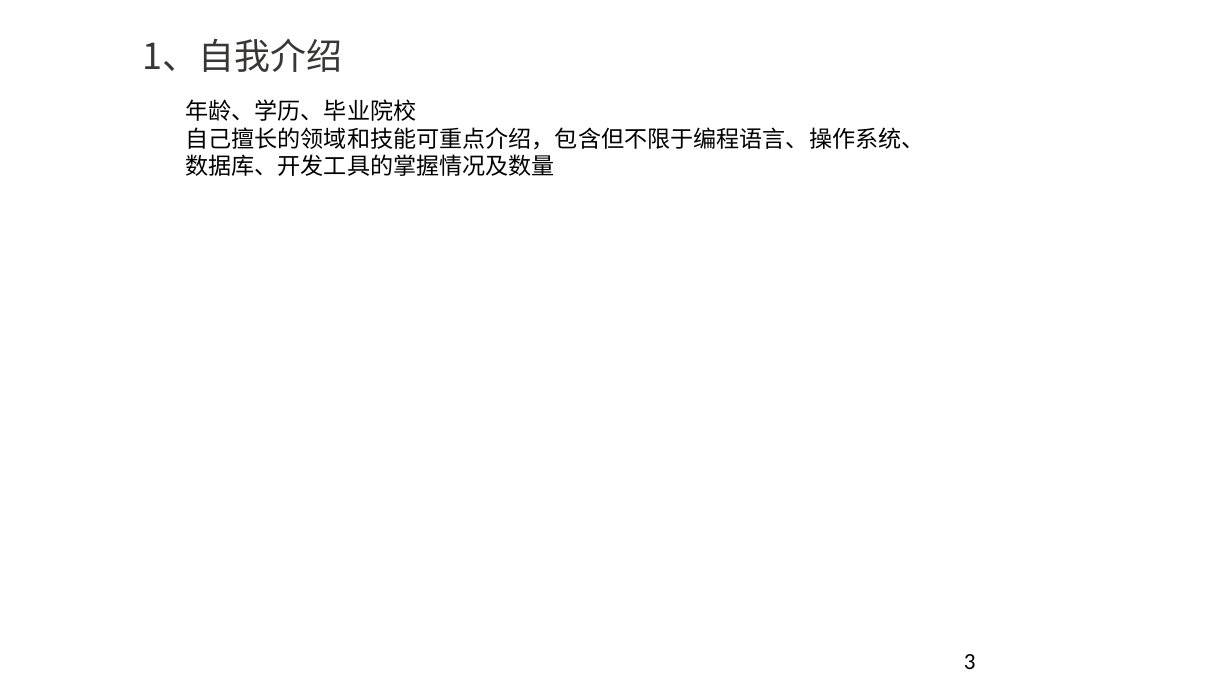
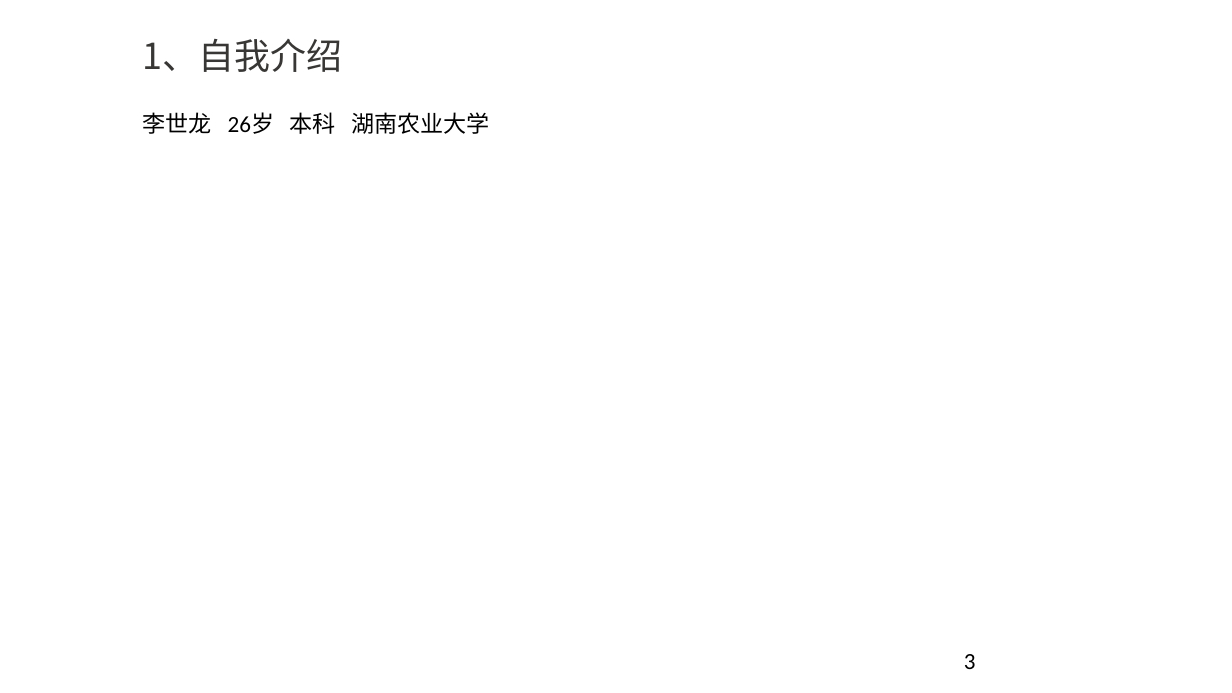
Before and after one commit to YouYouYouYouChe/Documents, a slide deck: slide 3 of 任职资格评审ppt-李世龙.pptx. Drawn at 1232x693 pixels with LibreOffice and Linux fonts; fonts in the diff are those of the drawing; background and template pictures are left out. Boxes give left, top, right and bottom in pixels: in the first picture for what was removed or moved away, otherwise in the second. Text is boxed around its words. In the diff, an @@ line names an element or a change of style, - is before the commit and + after.

Commit message:
vault backup: 2026-03-10 20:58:06

```diff
--- a/任职资格评审ppt-李世龙.pptx
+++ b/任职资格评审ppt-李世龙.pptx
@@ text at bbox=[143, 112, 490, 134]: text changed @@
-年龄、学历、毕业院校
-自己擅长的领域和技能可重点介绍，包含但不限于编程语言、操作系统、数据库、开发工具的掌握情况及数量
+李世龙 26岁 本科 湖南农业大学
```
